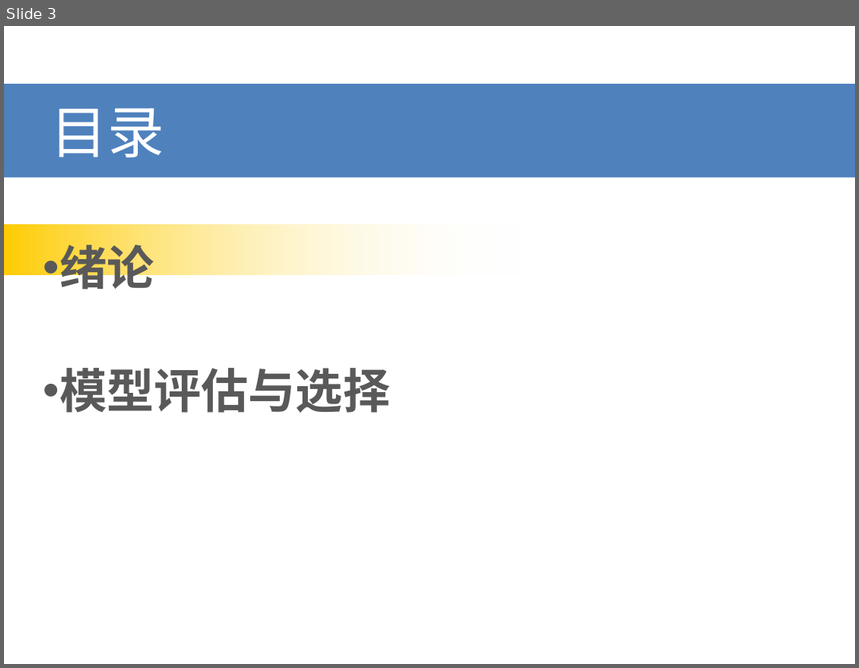
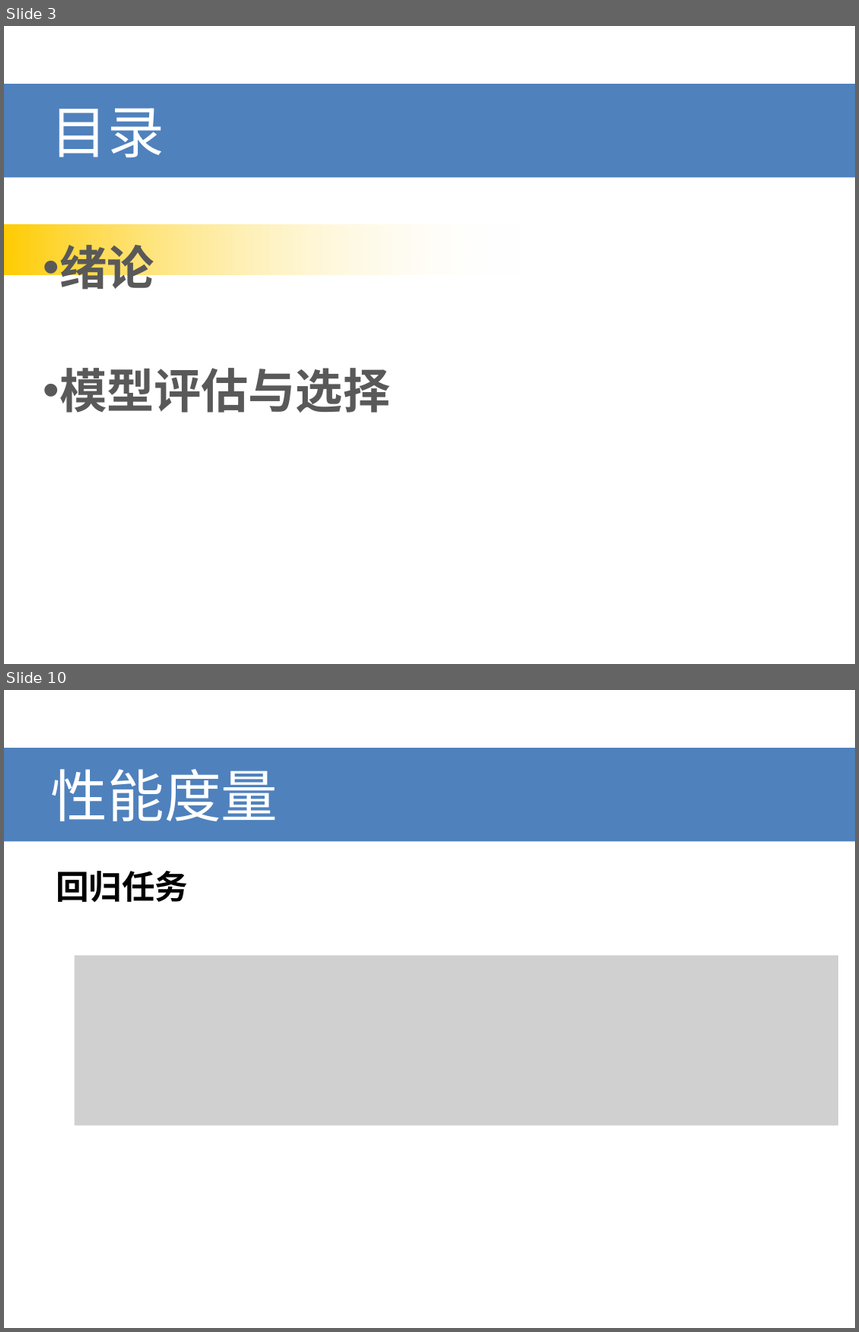
Before and after one commit to bayud/machine_learning_zzh, a slide deck: 机器学习(周志华)系列分享.pptx. Shown one above the other, each under a label of ours: slide 3 before the commit, slides 3 and 10 after it; the slides between them are not shown. The pictures are 859x668 and 859x1332 pixels, drawn with LibreOffice and Linux fonts; fonts in the diff are those of the drawing; grey boxes stand for pictures. Boxes give left, top, right and bottom in pixels: in the first picture for what was removed or moved away, otherwise in the second. Text is boxed around its words. In the diff, an @@ line names an element or a change of style, - is before the commit and + after.

```diff
--- a/机器学习(周志华)系列分享.pptx
+++ b/机器学习(周志华)系列分享.pptx
@@ slide 10 added at (4, 690, 855, 1328), background #FFFFFF @@
@@ title added at (4, 748, 855, 841), fill #4F81BD, 48 pt, text #FFFFFF @@
+性能度量
@@ text added at (56, 871, 188, 902), 28 pt, text #000000, bold @@
+回归任务
@@ picture added at (75, 955, 839, 1125) @@
```
Also in this commit, not shown: 2 slides changed, 18 other slides added, 14 slides removed.
